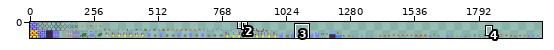
Two states of a sprite sheet, assets/textures/texture1/atlas.png. Above: a wide view before the commit, with the close-up outlined.
Close-up. As it was:
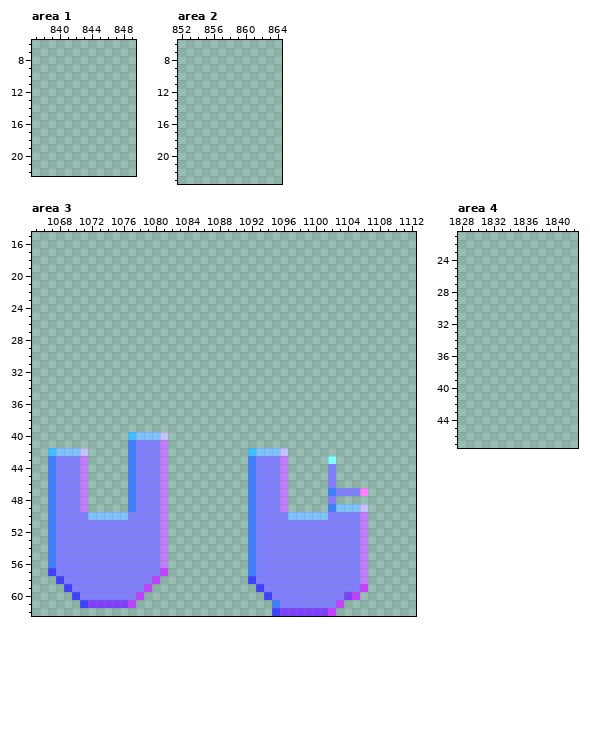
The file is 2048x64 pixels. Pixels under 10% opacity are left out. Colours within 5 levels of each other are drawn and written as one. Shown: area 1: x 837..849, y 6..22; area 2: x 852..864, y 6..23; area 3: x 1065..1112, y 15..62; area 4: x 1828..1842, y 21..47. The wide view leaves out empty margins. The commit also changed other parts of the picture, which this record leaves out.
And afterwards:
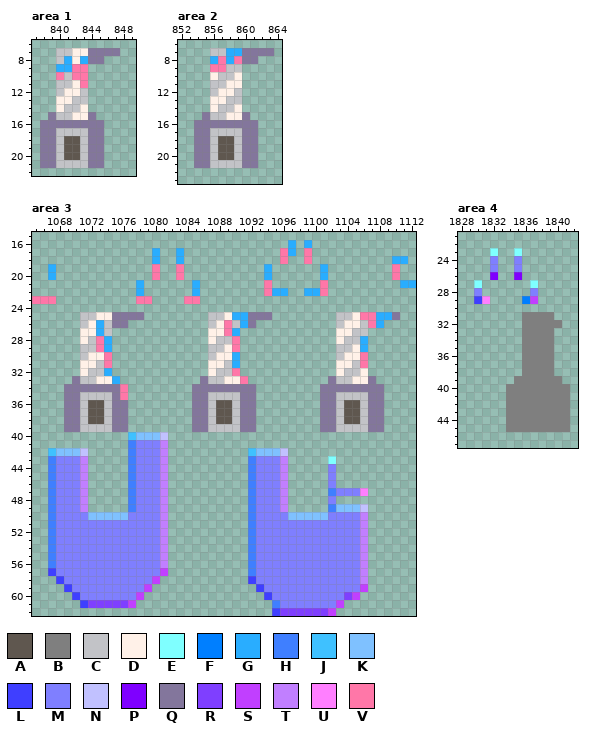
Palette (. is transparent): A #5f574f  B #7f7f7f  C #c2c3c7  D #fff1e8  E #7fffff  F #007fff  G #29adff  H #3f7fff  J #3fc1ff  K #7fc1ff  L #3f3fff  M #7f7fff  N #c1c1ff  P #7f00ff  Q #83769c  R #7f3fff  S #c13fff  T #c17fff  U #ff7fff  V #ff77a8
The exact change:
Changed rows in their new state; - is an unchanged pixel.
Area 1:
first column x 838:
 7 --CCDDQQQQ
 8 --CGDGQQ--
 9 --GGVV----
10 --VCVV----
11 --CCDV----
12 --CDDC----
13 --DDCC----
14 --DCCD----
15 -QCCDDQ---
16 QQQQQQQQ--
17 QQCCCCQQ--
18 QQCAACQQ--
19 QQCAACQQ--
20 QQCAACQQ--
21 QQCCCCQQ--
Area 2:
first column x 854:
 7 --CCGGQQQQ
 8 --GVGVQQ--
 9 --VVCC----
10 --DCCD----
11 --CCDD----
12 --CDDC----
13 --DDCC----
14 --DCCD----
15 -QCCDDQ---
16 QQQQQQQQ--
17 QQCCCCQQ--
18 QQCAACQQ--
19 QQCAACQQ--
20 QQCAACQQ--
21 QQCCCCQQ--
Area 3:
first column x 1065:
16 --------------------------------G-G-------------
17 ---------------G--G------------VG-V-------------
18 ---------------G--G------------V--V----------GG-
19 --G------------V--V----------G------G--------V--
20 --G------------V--V----------G------G--------V--
21 -------------G------G--------V------V---------GG
22 -------------G------G--------VGG--GGV-----------
23 VVV----------VV----VV---------------------------
25 ------CCDDQQQQ--------CCDGGQQQ--------CCDVVGGQ--
26 ------CDGCQQ----------CDVCGQ----------CDDCVG----
27 ------DDGC------------DDVG------------DDCC------
28 ------DCVG------------DCCV------------DCCG------
29 ------CCVG------------CCDV------------CCDG------
30 ------CDDV------------CDDG------------CDDV------
31 ------DDCV------------DDCG------------DDCV------
32 ------DCCG------------DCCV------------DCCD------
33 -----QCCDDG----------QCCDDV----------QCCDDQ-----
34 ----QQQQQQQV--------QQQQQQQQ--------QQQQQQQQ----
35 ----QQCCCCQV--------QQCCCCQQ--------QQCCCCQQ----
36 ----QQCAACQQ--------QQCAACQQ--------QQCAACQQ----
37 ----QQCAACQQ--------QQCAACQQ--------QQCAACQQ----
38 ----QQCAACQQ--------QQCAACQQ--------QQCAACQQ----
39 ----QQCCCCQQ--------QQCCCCQQ--------QQCCCCQQ----
Area 4:
first column x 1830:
23 --E--E------
24 --M--M------
25 --M--M------
26 --P--P------
27 E------E----
28 M------M----
29 LU----FS----
31 ------BBBB--
32 ------BBBBB-
33 ------BBBB--
34 ------BBBB--
35 ------BBBB--
36 ------BBBB--
37 ------BBBB--
38 ------BBBB--
39 -----BBBBBB-
40 ----BBBBBBBB
41 ----BBBBBBBB
42 ----BBBBBBBB
43 ----BBBBBBBB
44 ----BBBBBBBB
45 ----BBBBBBBB
Changed places in both close-ups, as pixel boxes (x1, y1, x2, y2):
added: (40, 48, 120, 168)
added: (194, 48, 274, 168)
added: (64, 240, 416, 432)
added: (32, 264, 56, 304)
added: (474, 248, 570, 432)
